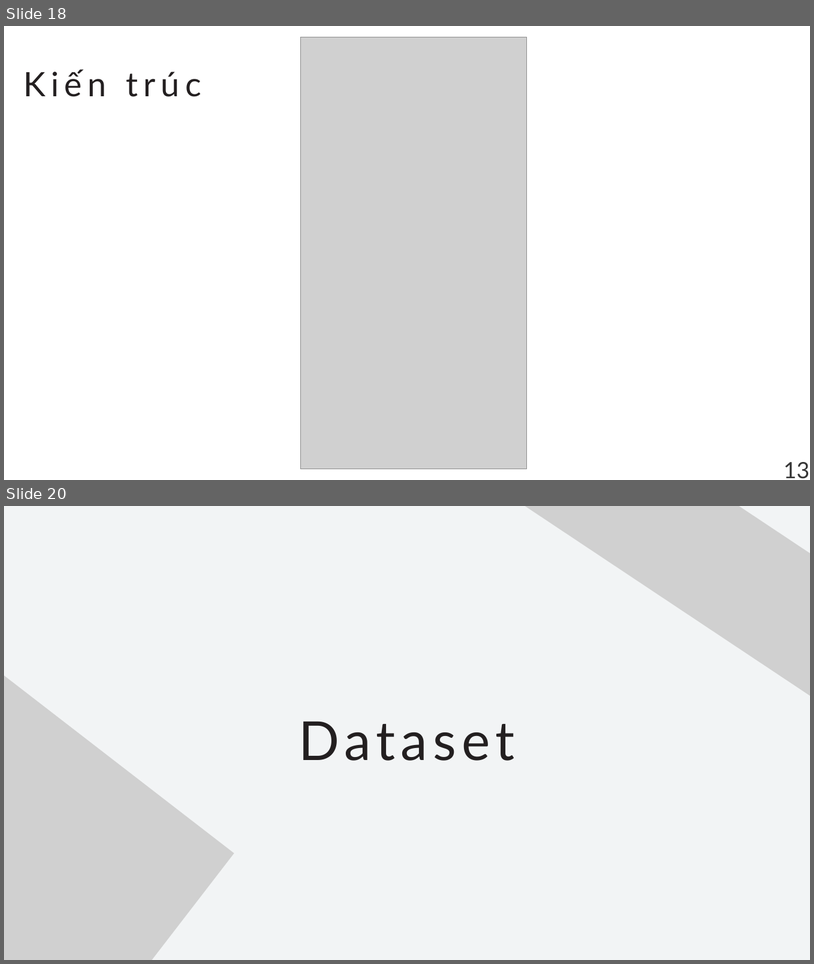
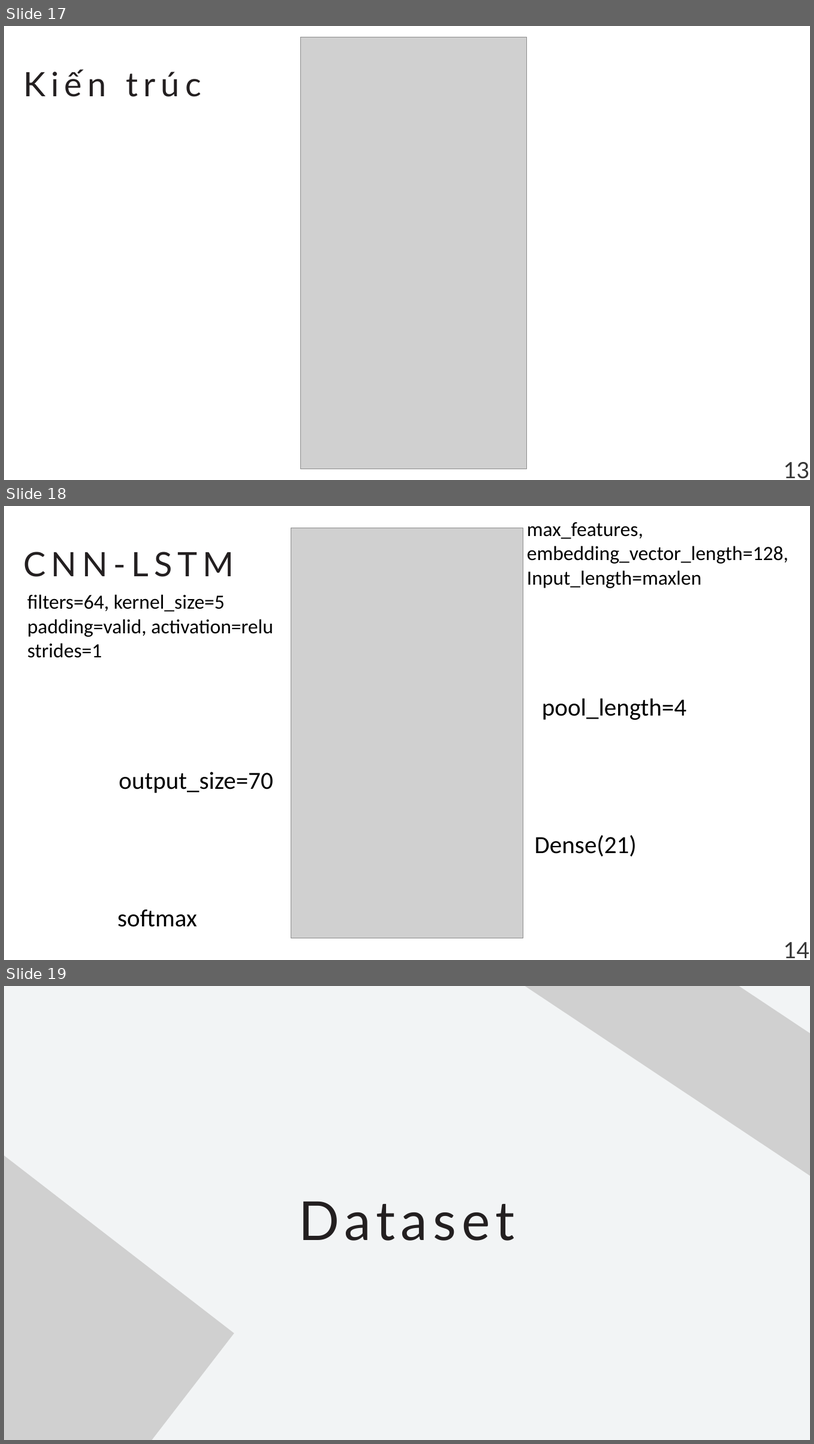
Before and after one commit to NghiaVNM/ML---DGA-Based-Botnet-Evasion, a slide deck: Final.pptx. Shown one above the other, each under a label of ours: slides 18 and 20 before the commit, slides 17, 18 and 19 after it; the slides between them are not shown. The pictures are 814x964 and 814x1444 pixels, drawn with LibreOffice and Linux fonts; fonts in the diff are those of the drawing; grey boxes stand for pictures. Boxes give left, top, right and bottom in pixels: in the first picture for what was removed or moved away, otherwise in the second. Text is boxed around its words. In the diff, an @@ line names an element or a change of style, - is before the commit and + after.

```diff
--- a/Final.pptx
+++ b/Final.pptx
@@ slide 18 added at (4,506,810,960), background #FFFFFF @@
@@ text added at (527,522,789,588), 36 pt, text #000000 @@
+max_features, embedding_vector_length=128,
+Input_length=maxlen
@@ picture added at (291,528,523,938) @@
@@ text added at (23,552,234,577), 60 pt, text #231F20 @@
+CNN-LSTM
@@ text added at (27,594,273,658), 36 pt, text #000000 @@
+filters=64, kernel_size=5
+padding=valid, activation=relu
+strides=1
@@ text added at (542,698,687,720), 44 pt, text #000000 @@
+pool_length=4
@@ text added at (119,771,273,793), 44 pt, text #000000 @@
+output_size=70
@@ text added at (535,835,637,856), 44 pt, text #000000 @@
+Dense(21)
@@ text added at (117,909,197,927), 44 pt, text #000000 @@
+softmax
@@ text added at (784,942,810,958), 40 pt, text #363636 @@
+14
@@ what was slide 18 is now slide 17 @@
@@ what was slide 20 is now slide 19 @@
```
Also in this commit, not shown: 2 slides changed, 2 slides removed.
